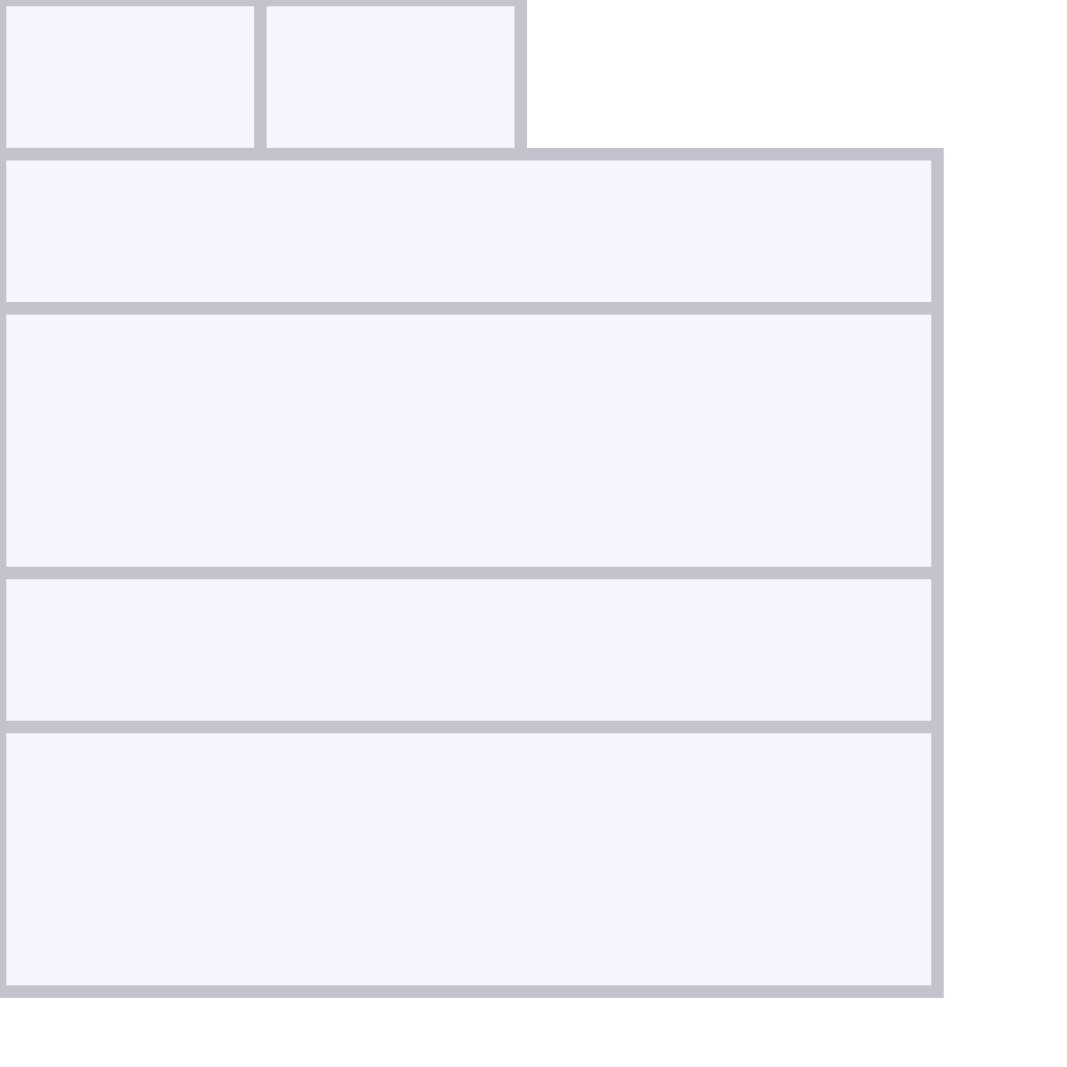
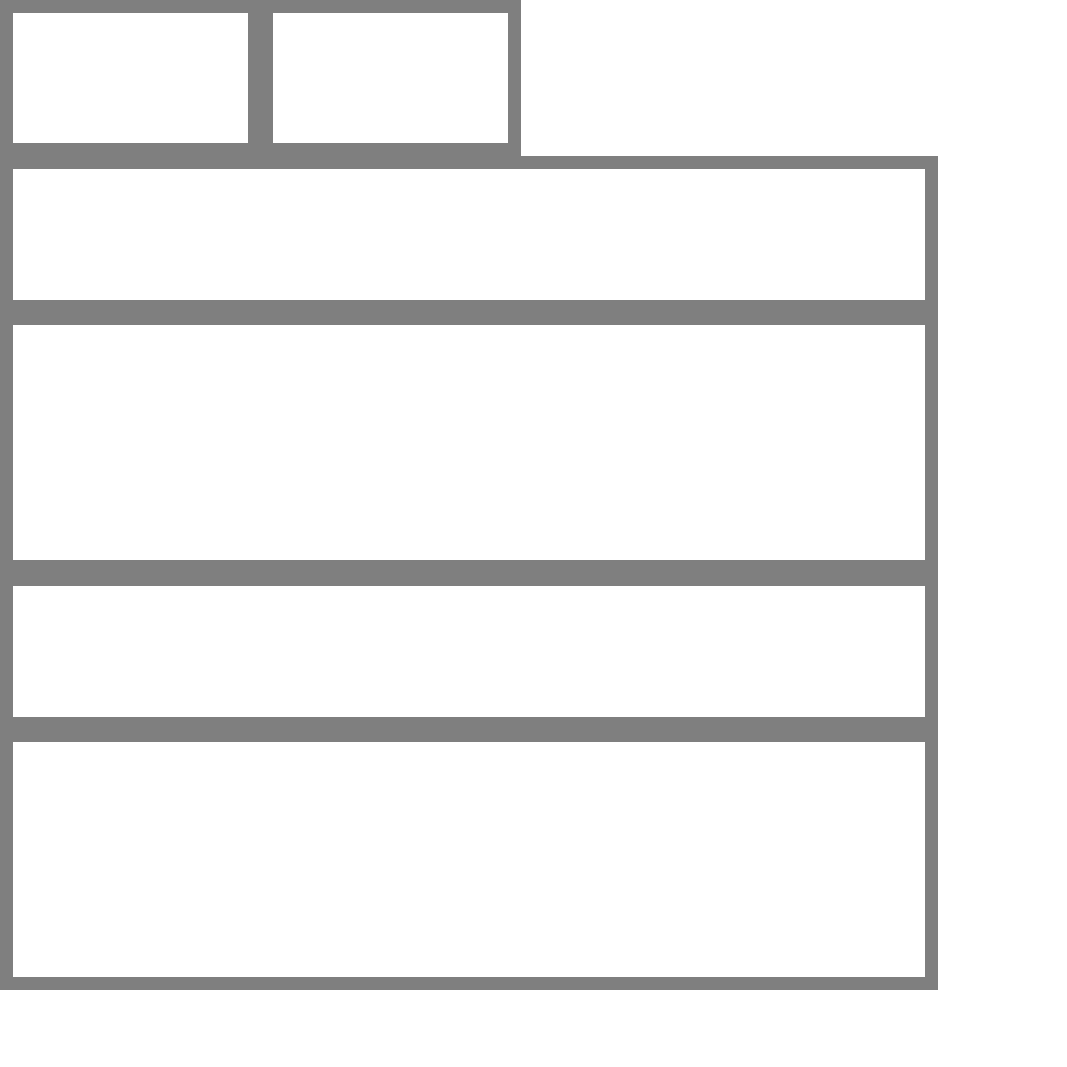
The second 1067×1067 image is a revision of the first. Changes to its layers:
removed layer "Layer 3" over box(0, 0, 944, 998)
painted on "Layer 5 Image" over box(0, 0, 938, 990)
removed layer "Layer 1 + Layer 1 copy + Layer 2 + Layer 2 copy + Layer 3 + Layer 4 + Hue/Satur…" over box(0, 0, 938, 990)
